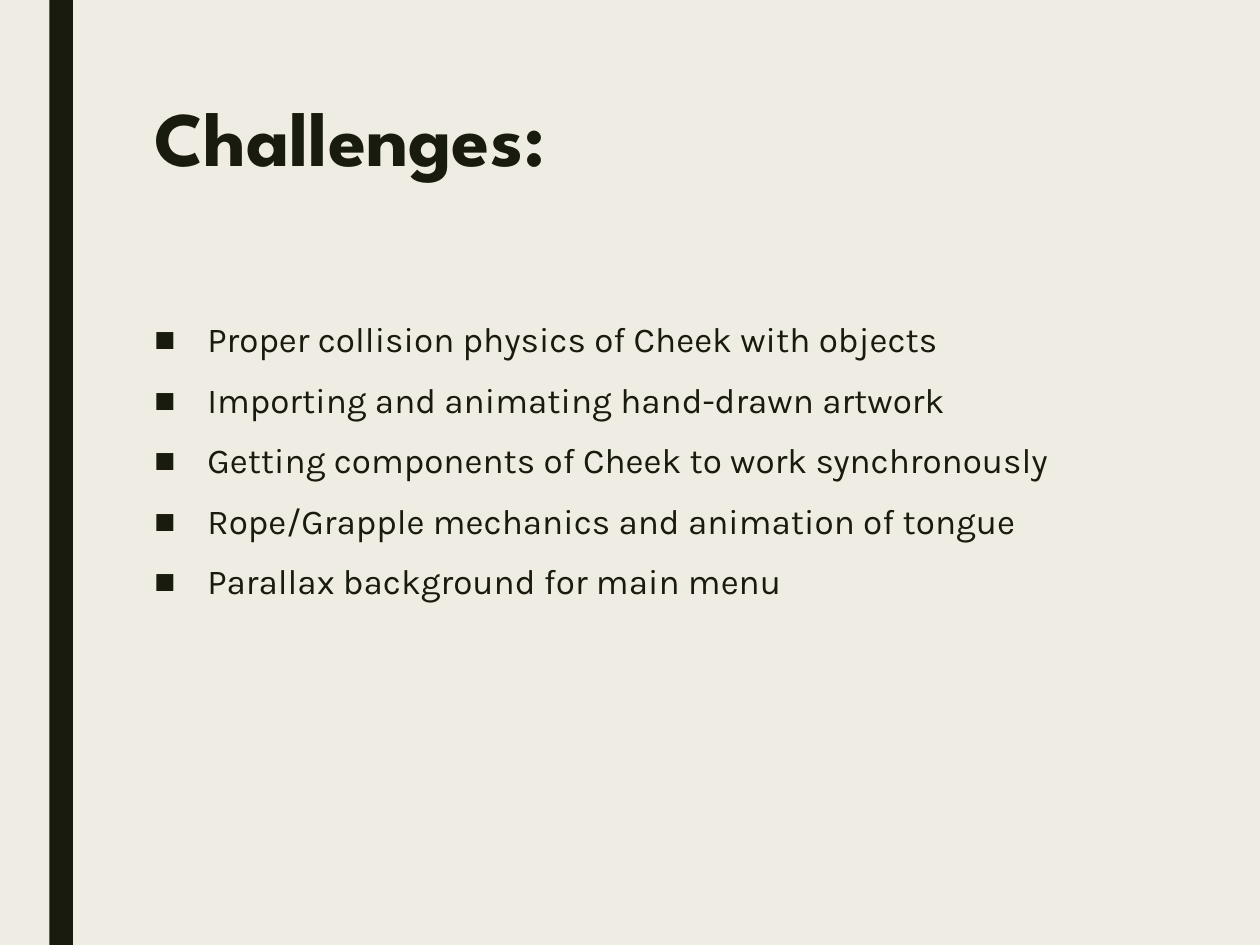
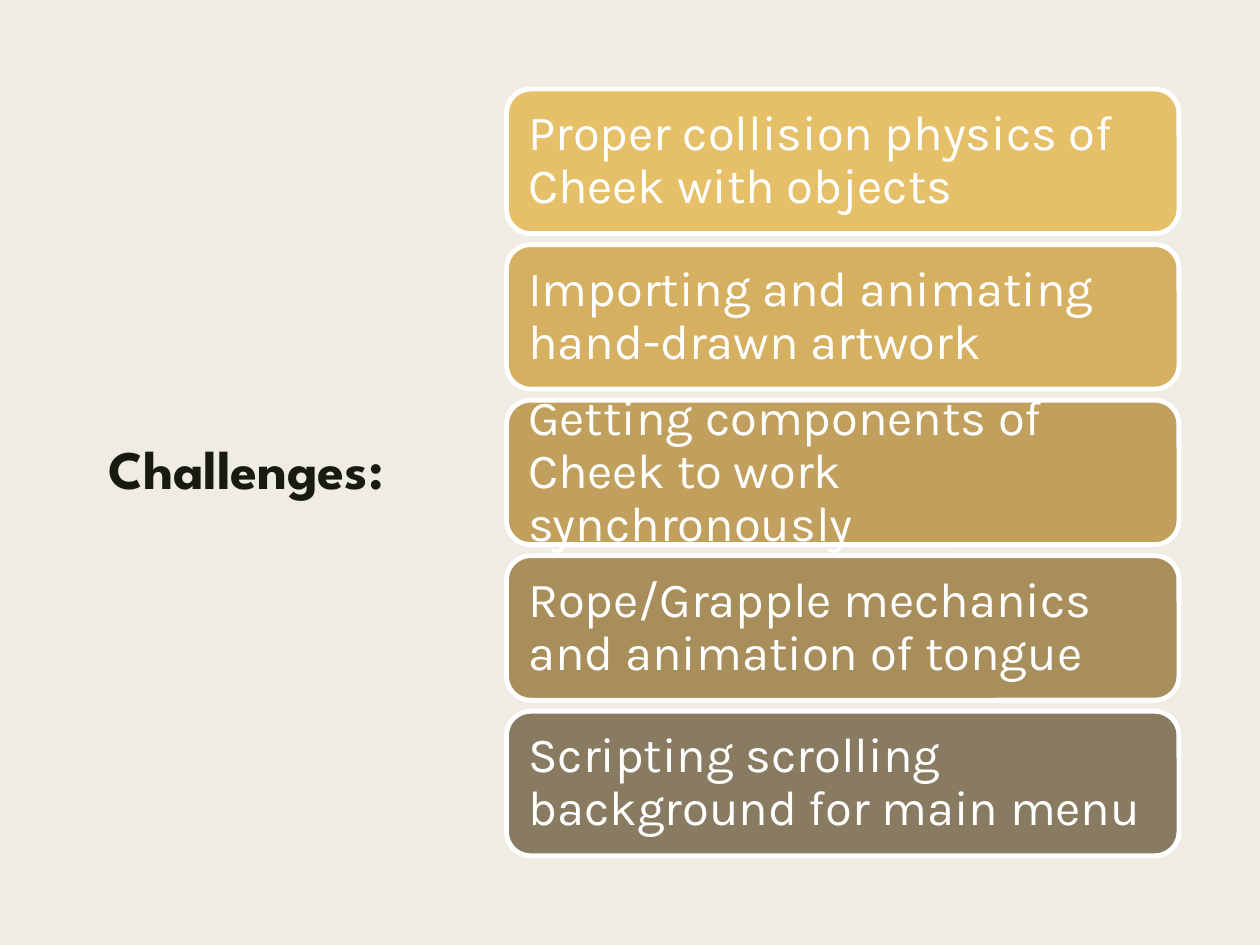
Before and after one commit to SamChami/Tongue-and-Cheek, a slide deck: slide 6 of docs/TongueAndCheek.pptx (slide 7 before the commit). Drawn at 1260x945 pixels with LibreOffice and Linux fonts; fonts in the diff are those of the drawing. Boxes give left, top, right and bottom in pixels: in the first picture for what was removed or moved away, otherwise in the second. Text is boxed around its words. In the diff, an @@ line names an element or a change of style, - is before the commit and + after.

```diff
--- a/docs/TongueAndCheek.pptx
+++ b/docs/TongueAndCheek.pptx
@@ rectangle added at (x1=0, y1=0, x2=1260, y2=945), fill #EFEDE3 @@
@@ title "Challenges:" moved from (x1=154, y1=113, x2=545, y2=183) to (x1=108, y1=451, x2=383, y2=501) @@
@@ title "Challenges:" at (x1=108, y1=451, x2=383, y2=501): size 44 to 31 pt; alignment left to centre; vertical alignment top to middle @@
@@ text removed at (x1=207, y1=328, x2=1048, y2=603) @@
-■ Proper collision physics of Cheek with objects
-■ Importing and animating hand-drawn artwork
-■ Getting components of Cheek to work synchronously
-■ Rope/Grapple mechanics and animation of tongue
-■ Parallax background for main menu
@@ group added at (x1=507, y1=89, x2=1179, y2=857): 5 rounded rectangles, 5 texts @@
+Proper collision physics of Cheek with objects
+Importing and animating hand-drawn artwork
+Getting components of Cheek to work synchronously
+Rope/Grapple mechanics and animation of tongue
+Scripting scrolling background for main menu
```
Also in this commit, not shown: 7 other slides changed, 1 slide added, 1 slide removed.
